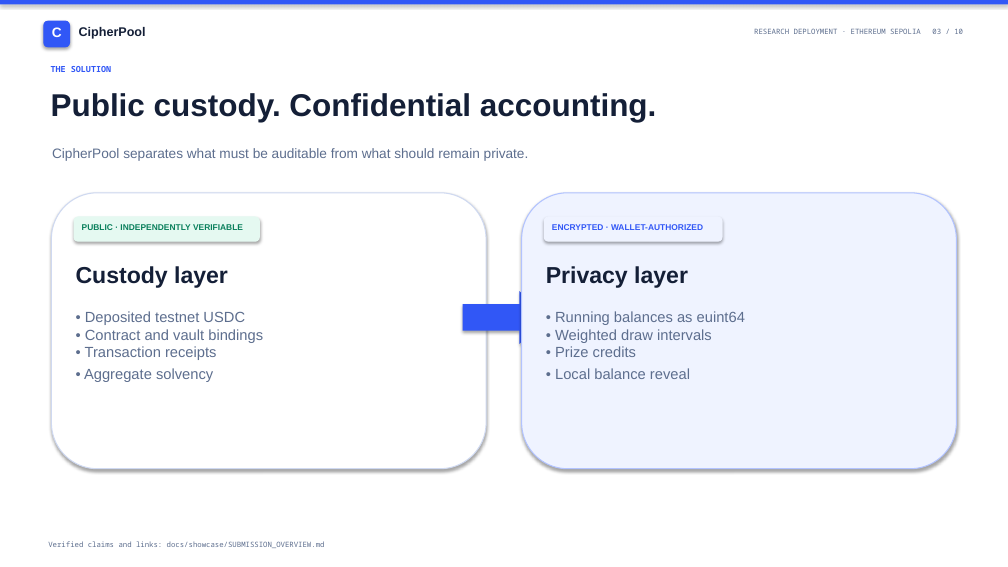
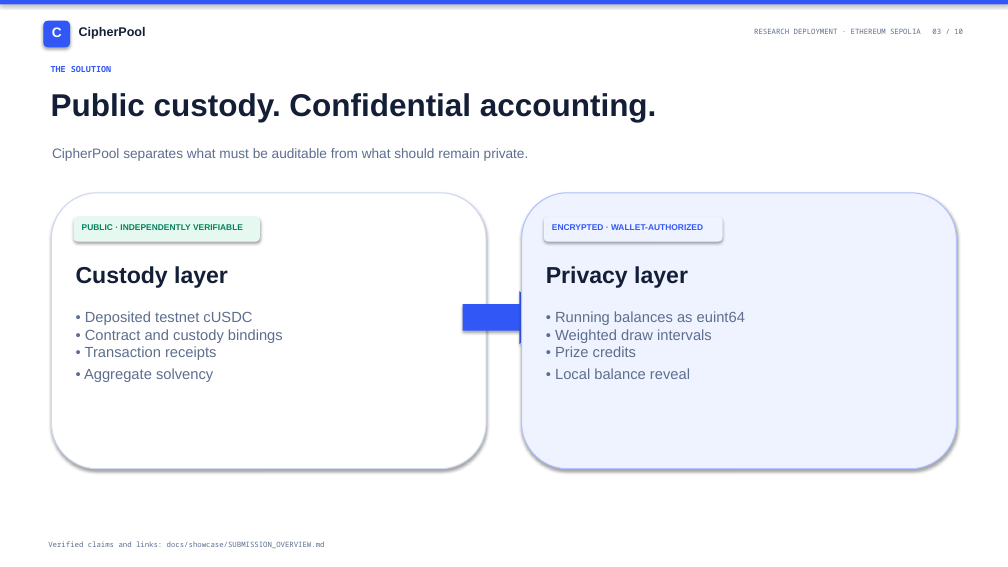
Before and after one commit to Webghost01-NG/cipherpool, a slide deck: slide 3 of docs/showcase/presentation/CipherPool-Presentation.pptx. Drawn at 1008x567 pixels with LibreOffice and Linux fonts; fonts in the diff are those of the drawing. Boxes give left, top, right and bottom in pixels: in the first picture for what was removed or moved away, otherwise in the second. Text is boxed around its words. In the diff, an @@ line names an element or a change of style, - is before the commit and + after.

```diff
--- a/docs/showcase/presentation/CipherPool-Presentation.pptx
+++ b/docs/showcase/presentation/CipherPool-Presentation.pptx
@@ text at bbox=[84, 311, 283, 382]: text changed @@
-• Deposited testnet USDC
-• Contract and vault bindings
-• Transaction receipts
-• Aggregate solvency
+• Deposited testnet cUSDC
+• Contract and custody bindings
+• Transaction receipts
+• Aggregate solvency
```
Also in this commit, not shown: 7 other slides changed, 11 other files.
